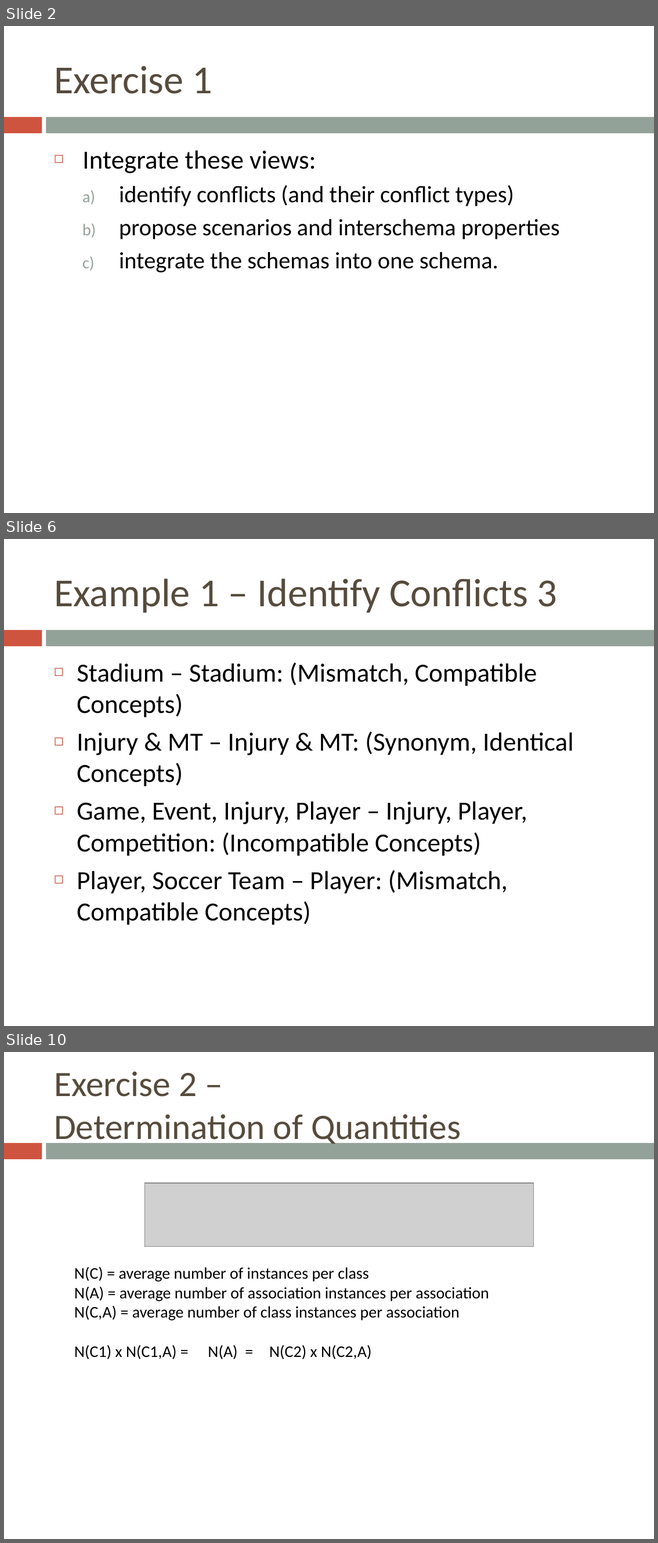
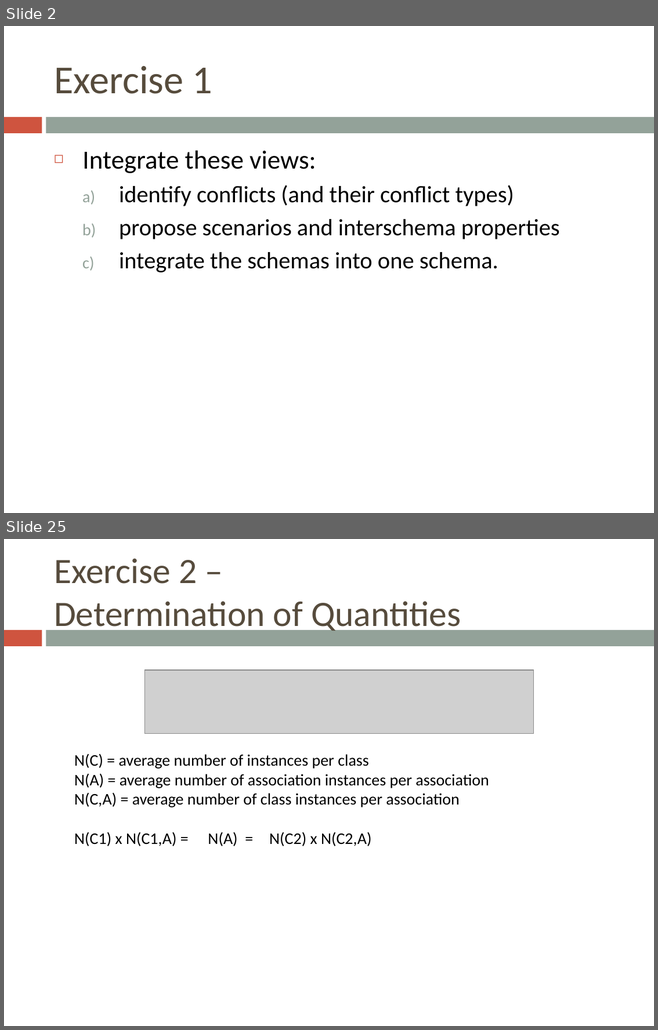
Before and after one commit to bugxd/DBTech, a slide deck: Assignment_4.pptx. Shown one above the other, each under a label of ours: slides 2, 6 and 10 before the commit, slides 2 and 25 after it; the slides between them are not shown. The pictures are 658x1543 and 658x1030 pixels, drawn with LibreOffice and Linux fonts; fonts in the diff are those of the drawing; grey boxes stand for pictures. Boxes give left, top, right and bottom in pixels: in the first picture for what was removed or moved away, otherwise in the second. Text is boxed around its words. In the diff, an @@ line names an element or a change of style, - is before the commit and + after.

```diff
--- a/Assignment_4.pptx
+++ b/Assignment_4.pptx
@@ slide 6 removed at box(4, 539, 654, 1026), background #FFFFFF; not listed: 2 template elements that a slide beside it also shows @@
@@ title removed at box(54, 578, 557, 613) @@
-Example 1 – Identify Conflicts 3
@@ text removed at box(76, 663, 574, 925) @@
-◻ Stadium – Stadium: (Mismatch, Compatible Concepts)
-◻ Injury & MT – Injury & MT: (Synonym, Identical Concepts)
-◻ Game, Event, Injury, Player – Injury, Player, Competition: (Incompatible Concepts)
-◻ Player, Soccer Team – Player: (Mismatch, Compatible Concepts)
@@ what was slide 10 is now slide 25 @@
```
Also in this commit, not shown: 8 slides changed, 17 slides added, 1 other slide removed, 21 other files.
